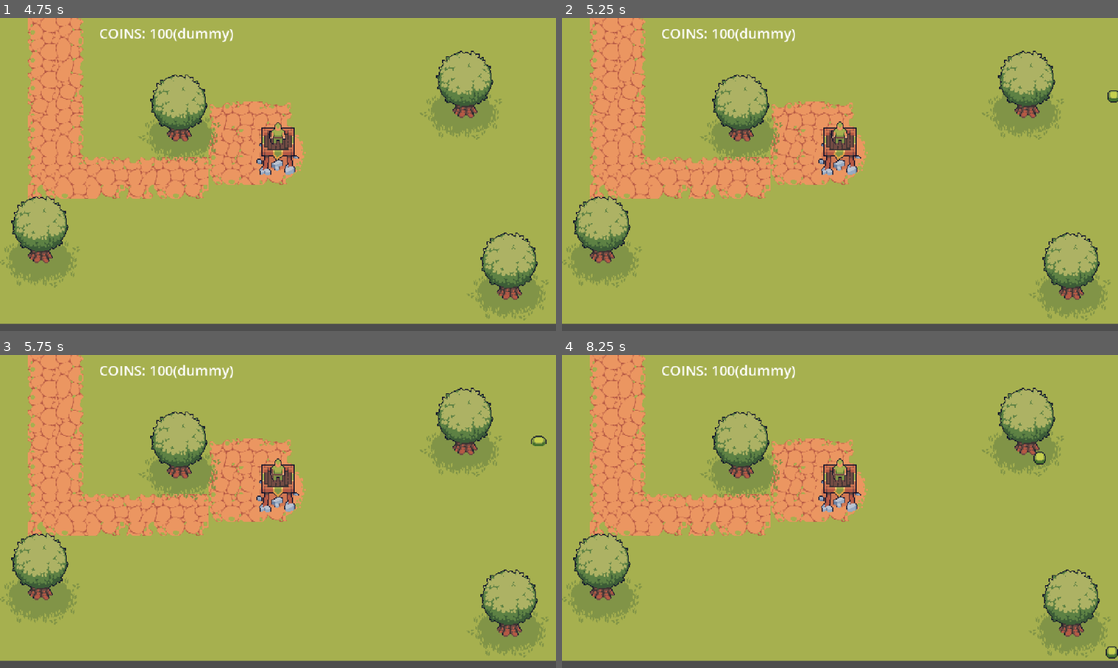
Above: before the commit, frames 1-4 (two rows, left to right).
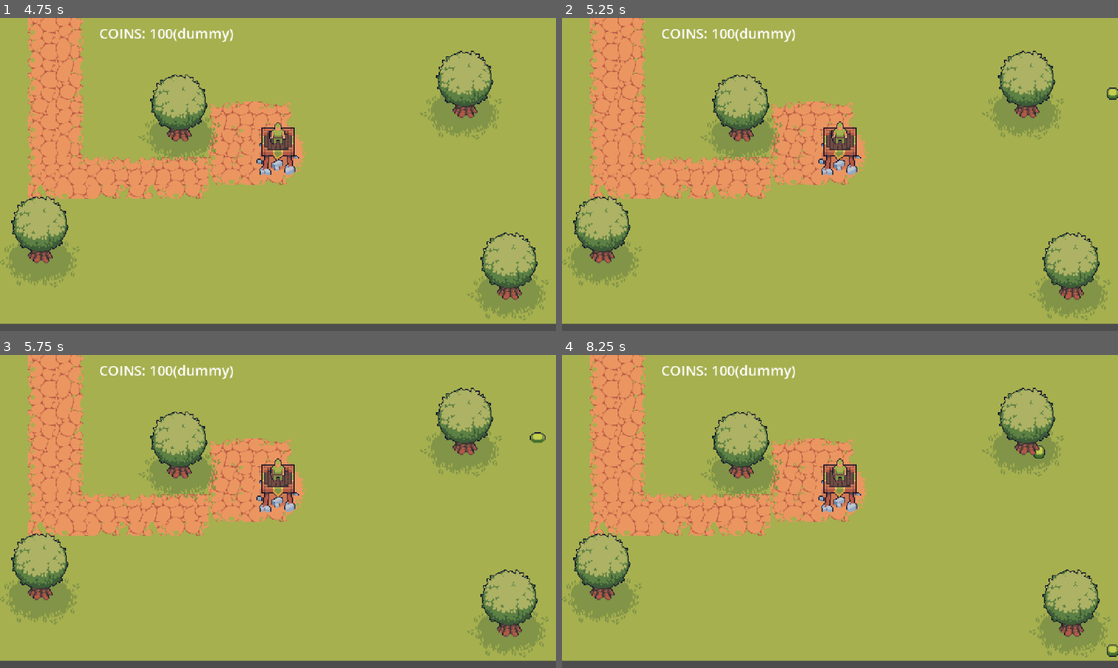
Above: after the commit, the same moments.

Repository: ButbkaDrug/easter_jam_with_ales
Game: Godot game, scene res://dev_main.tscn
The game is run twice, just before and just after one commit, with the same random seed, the same clock (stepped at 60 frames per second) and the same inputs.
Inputs:
- Up to frame 1 (4.75 s): tap Enter at 1.25, 2.75, 4.25 s; tap Space at 2, 3.5 s
- Up to frame 2 (5.25 s): tap Space at 5 s
- Up to frame 3 (5.75 s): no input
- Up to frame 4 (8.25 s): no input

Frame 1 is identical in both runs. In frame 2, less than 0.1% of the frame differs, in the area x 98-100%, y 22-28%; in frame 3, 0.1%; in frame 4, 0.2%, in the area x 84-100%, y 28-98%.

Commit message:
fixed hardcoded target position

Diff:
--- a/dev_main.gd
+++ b/dev_main.gd
@@ -3,6 +3,7 @@
 @onready var enemy_spawner: PathFollow2D = $EnemySpawns/EnemySpawner
 
 @export var slime_scene: PackedScene
+@export var player: StaticBody2D
 
 var timer: float = 0
 var max_timer: float = 3
@@ -20,4 +21,5 @@
 		var slime = slime_scene.instantiate()
 		enemy_spawner.progress_ratio = randf()
 		slime.position = enemy_spawner.position
+		slime.target_position = player.position
 		add_child(slime)
--- a/dev_main.tscn
+++ b/dev_main.tscn
@@ -12,10 +12,11 @@
 }
 point_count = 5
 
-[node name="DevMain" type="Node2D" unique_id=1785000559]
+[node name="DevMain" type="Node2D" unique_id=1785000559 node_paths=PackedStringArray("player")]
 y_sort_enabled = true
 script = ExtResource("1_syusi")
 slime_scene = ExtResource("2_ua12o")
+player = NodePath("Player")
 
 [node name="HUD" type="CanvasLayer" parent="." unique_id=1951394893]
 
--- a/scenes/enemies/slime/slime.gd
+++ b/scenes/enemies/slime/slime.gd
@@ -1,11 +1,10 @@
 extends CharacterBody2D
-
-var target: Vector2 = Vector2(320, 200)
 
 var hp = 10
 var speed = 30
 
 var direction: Vector2
+@export var target_position: Vector2 = Vector2(0,0)
 
 @onready var _animated_sprite_2d: AnimatedSprite2D = $AnimatedSprite2D
 @onready var _collision_shape_2d: CollisionShape2D = $CollisionShape2D
@@ -16,7 +15,7 @@
 # Called every frame. 'delta' is the elapsed time since the previous frame.
 func _physics_process(delta: float) -> void:
 
-	direction = position.direction_to(target)
+	direction = position.direction_to(target_position)
 	velocity = direction * speed * delta
 
 	var is_collision = move_and_collide(velocity)
--- a/scenes/player/player.tscn
+++ b/scenes/player/player.tscn
@@ -77,7 +77,7 @@
 }]
 
 [sub_resource type="RectangleShape2D" id="RectangleShape2D_dovo2"]
-size = Vector2(37, 32)
+size = Vector2(37, 40)
 
 [node name="Player" type="StaticBody2D" unique_id=1572978790]
 y_sort_enabled = true
@@ -97,5 +97,5 @@
 frame_progress = 0.7246294
 
 [node name="CollisionShape2D" type="CollisionShape2D" parent="." unique_id=2670758]
-position = Vector2(0.5, -20)
+position = Vector2(0.5, -24)
 shape = SubResource("RectangleShape2D_dovo2")
